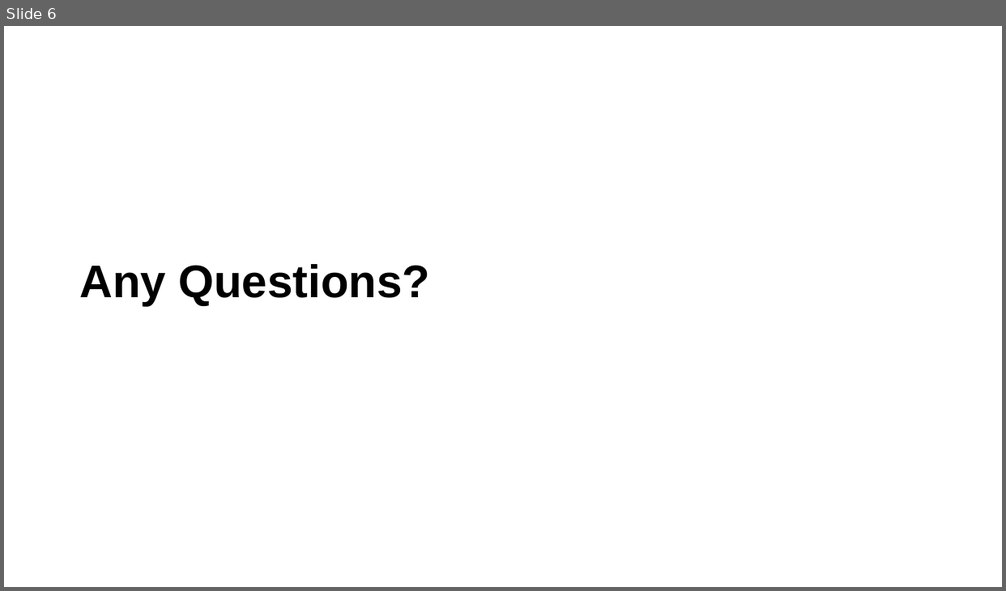
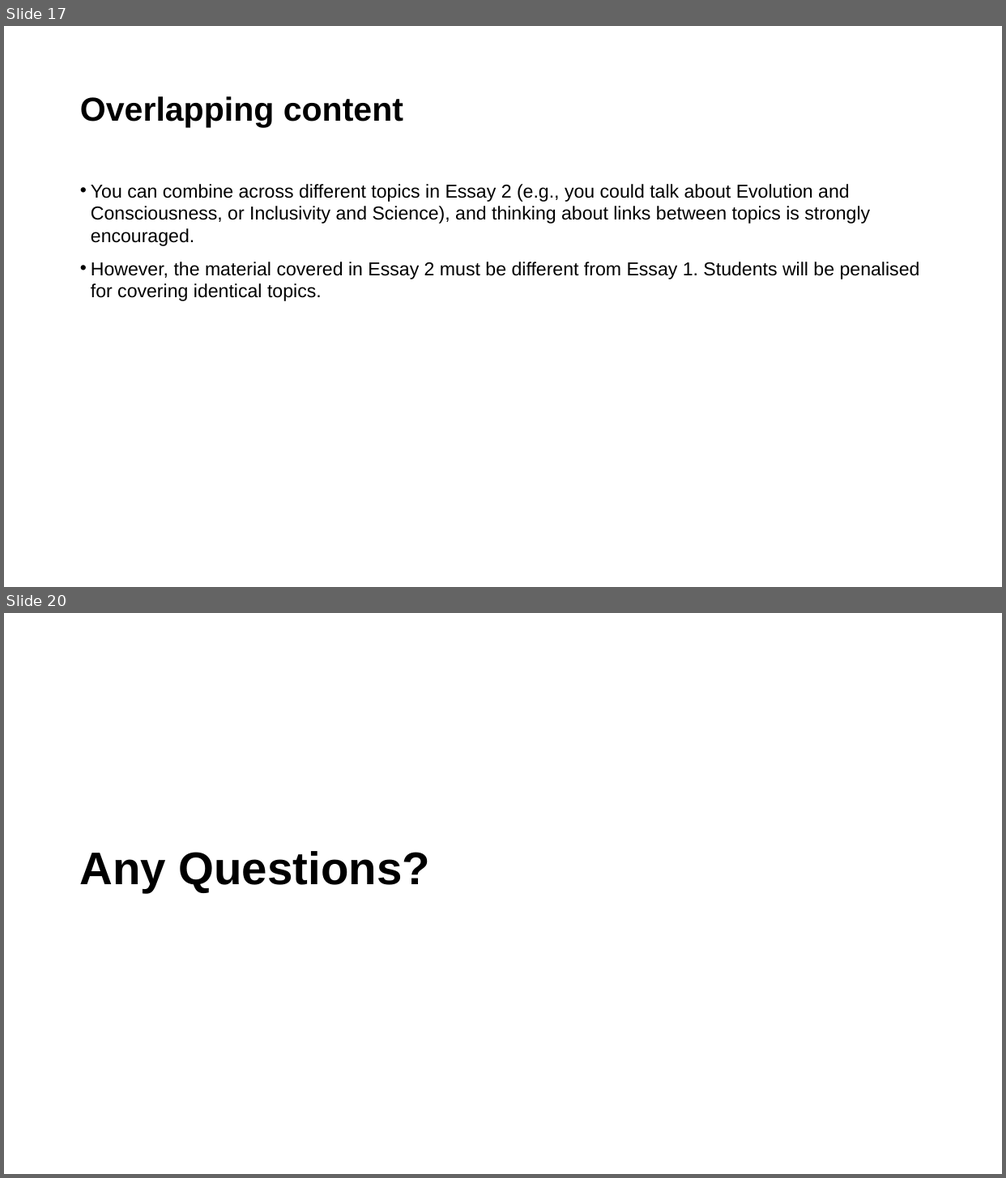
Before and after one commit to LittleMonkeyLab/PS52007D_2023-4, a slide deck: _site/content/Week15/lecture.pptx. Shown one above the other, each under a label of ours: slide 6 before the commit, slides 17 and 20 after it; the slides between them are not shown. The pictures are 1006x591 and 1006x1178 pixels, drawn with LibreOffice and Linux fonts; fonts in the diff are those of the drawing; background and template pictures are left out. Boxes give left, top, right and bottom in pixels: in the first picture for what was removed or moved away, otherwise in the second. Text is boxed around its words. In the diff, an @@ line names an element or a change of style, - is before the commit and + after.

```diff
--- a/_site/content/Week15/lecture.pptx
+++ b/_site/content/Week15/lecture.pptx
@@ slide 17 added at (x1=4, y1=26, x2=1002, y2=587), background #FFFFFF @@
@@ title added at (x1=80, y1=96, x2=403, y2=127), 32 pt, text #000000, bold @@
+Overlapping content
@@ text added at (x1=91, y1=184, x2=920, y2=301), 18 pt, text #000000 @@
+• You can combine across different topics in Essay 2 (e.g., you could talk about Evolution and Consciousness, or Inclusivity and Science), and thinking about links between topics is strongly encouraged.
+• However, the material covered in Essay 2 must be different from Essay 1. Students will be penalised for covering identical topics.
@@ what was slide 6 is now slide 20 @@
```
Also in this commit, not shown: 1 slide changed, 17 other slides added, 5 slides removed, 28 other files.
